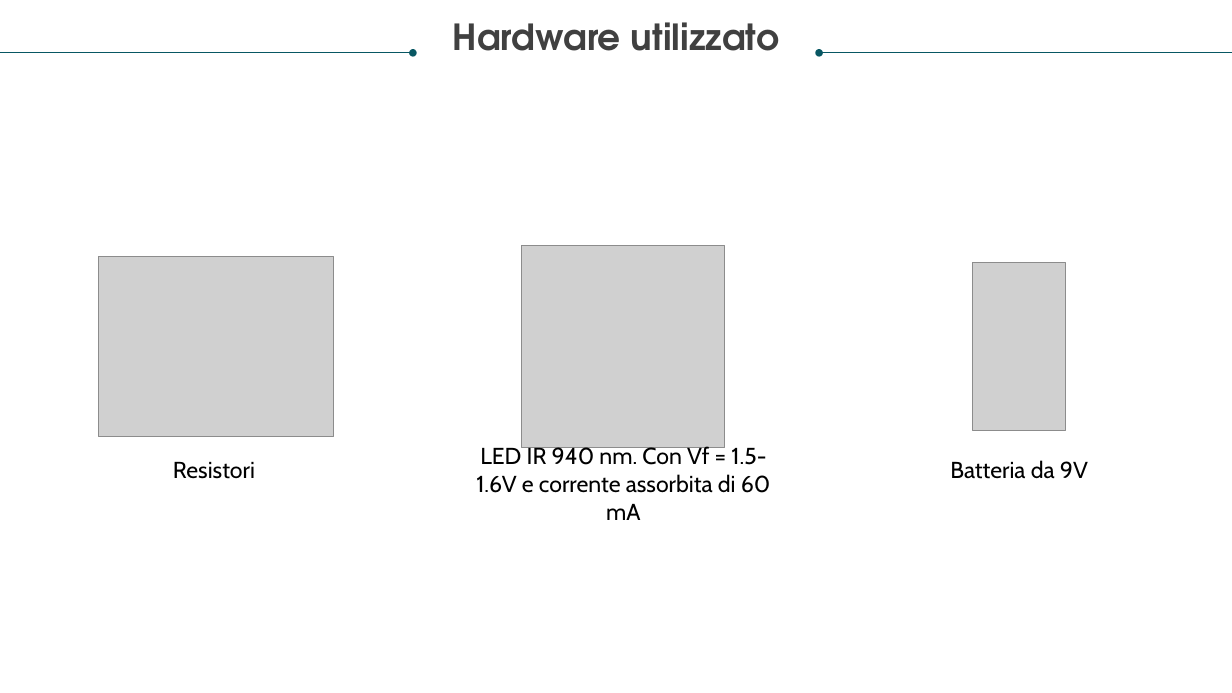
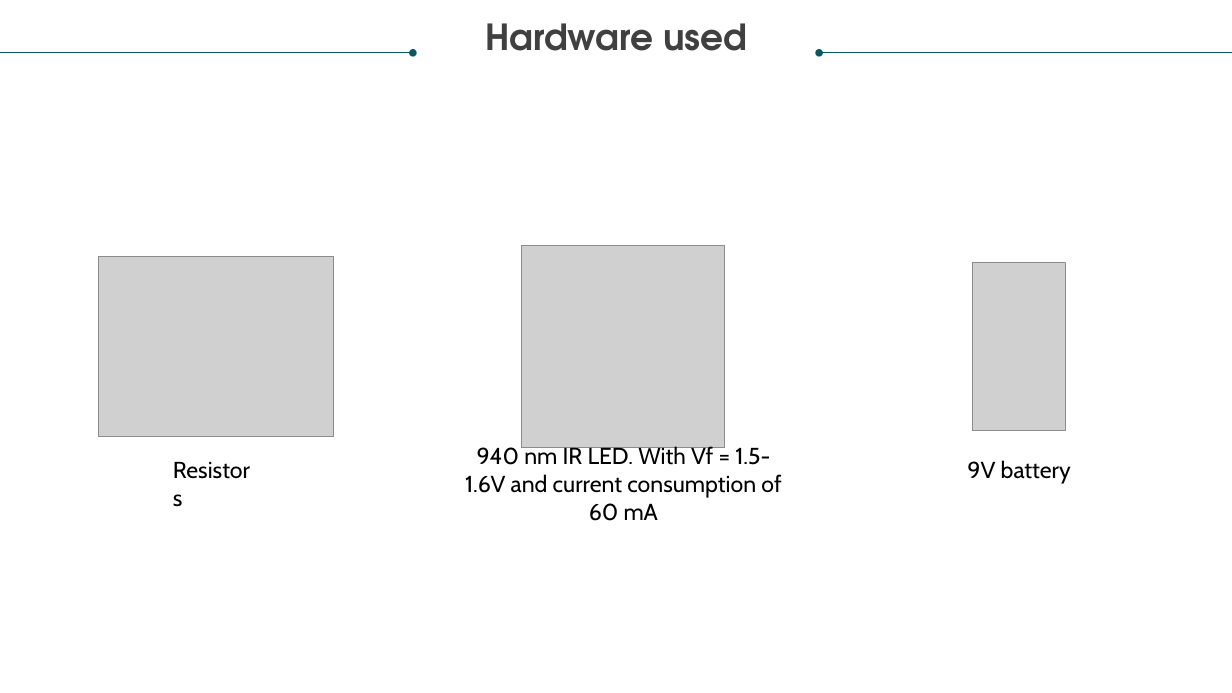
Before and after one commit to RaffaLinux/RaffaLinux.github.io, a slide deck: slide 8 of AndroidMote.pptx. Drawn at 1232x693 pixels with LibreOffice and Linux fonts; fonts in the diff are those of the drawing; grey boxes stand for pictures. Boxes give left, top, right and bottom in pixels: in the first picture for what was removed or moved away, otherwise in the second. Text is boxed around its words. In the diff, an @@ line names an element or a change of style, - is before the commit and + after.

```diff
--- a/AndroidMote.pptx
+++ b/AndroidMote.pptx
@@ text at box(485, 23, 747, 51): text changed @@
-Hardware utilizzato
+Hardware used
@@ text at box(465, 445, 781, 521): text changed @@
-LED IR 940 nm. Con Vf = 1.5-1.6V e corrente assorbita di 60 mA
+940 nm IR LED. With Vf = 1.5-1.6V and current consumption of 60 mA
@@ text at box(173, 462, 255, 479): text changed @@
-Resistori
+Resistors
@@ text at box(967, 460, 1071, 484): text changed @@
-Batteria da 9V
+9V battery
```
Also in this commit, not shown: 15 other slides changed, 3 slides added, 3 slides removed.
